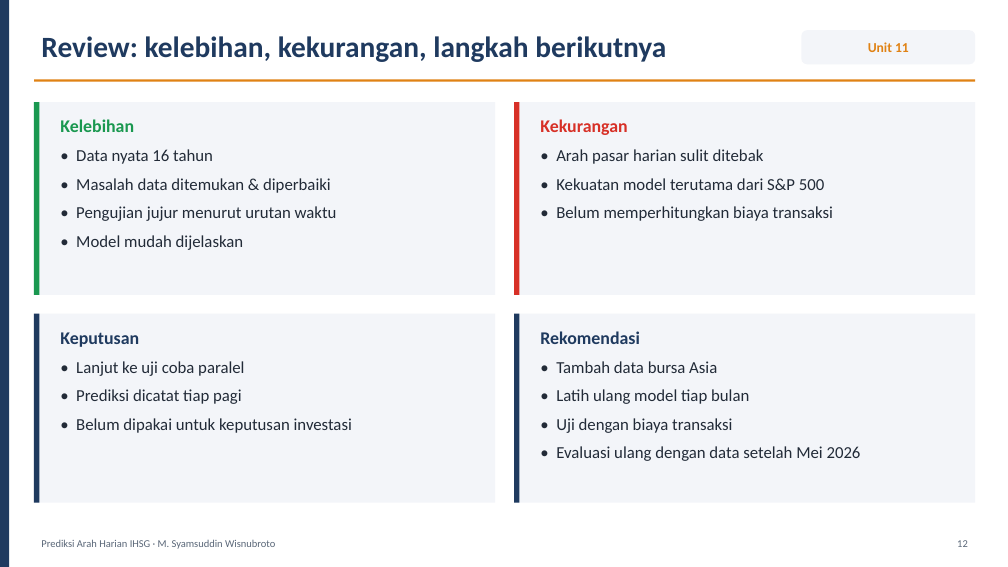
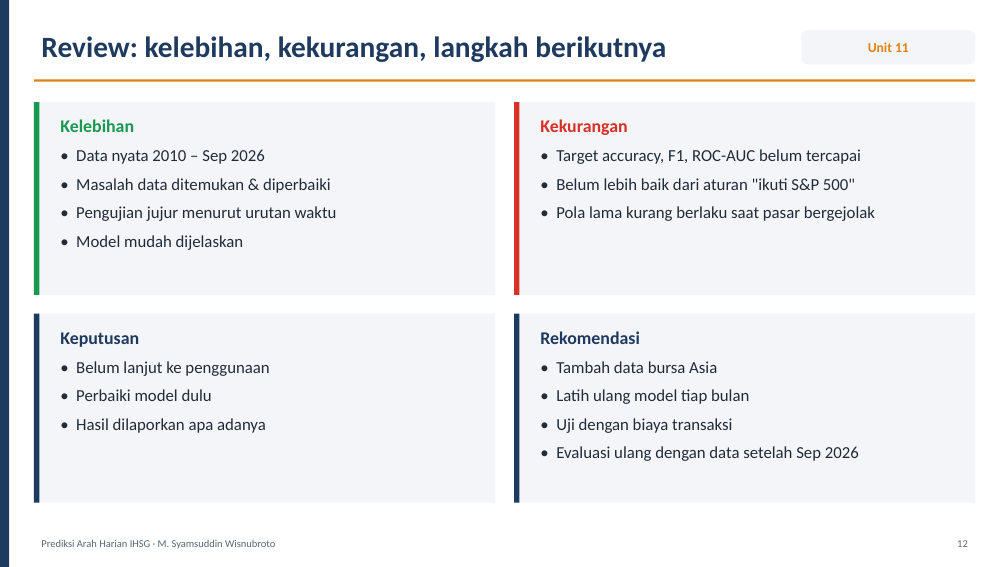
Before and after one commit to syamsuddinexcellent/portfolio-ilmuwan-data, a slide deck: slide 12 of presentation/Presentasi_Ilmuwan_Data_Syamsuddin_Wisnubroto.pptx. Drawn at 1008x567 pixels with LibreOffice and Linux fonts; fonts in the diff are those of the drawing. Boxes give left, top, right and bottom in pixels: in the first picture for what was removed or moved away, otherwise in the second. Text is boxed around its words. In the diff, an @@ line names an element or a change of style, - is before the commit and + after.

```diff
--- a/presentation/Presentasi_Ilmuwan_Data_Syamsuddin_Wisnubroto.pptx
+++ b/presentation/Presentasi_Ilmuwan_Data_Syamsuddin_Wisnubroto.pptx
@@ text at box(76, 149, 265, 164): text changed @@
-• Data nyata 16 tahun
+• Data nyata 2010 – Sep 2026
@@ text at box(556, 149, 875, 221): text changed @@
-• Arah pasar harian sulit ditebak
-• Kekuatan model terutama dari S&P 500
-• Belum memperhitungkan biaya transaksi
+• Target accuracy, F1, ROC-AUC belum tercapai
+• Belum lebih baik dari aturan "ikuti S&P 500"
+• Pola lama kurang berlaku saat pasar bergejolak
@@ text at box(76, 361, 269, 433): text changed @@
-• Lanjut ke uji coba paralel
-• Prediksi dicatat tiap pagi
-• Belum dipakai untuk keputusan investasi
+• Belum lanjut ke penggunaan
+• Perbaiki model dulu
+• Hasil dilaporkan apa adanya
@@ text at box(556, 446, 859, 461): text changed @@
-• Evaluasi ulang dengan data setelah Mei 2026
+• Evaluasi ulang dengan data setelah Sep 2026
```
Also in this commit, not shown: 7 other slides changed, 34 other files.
